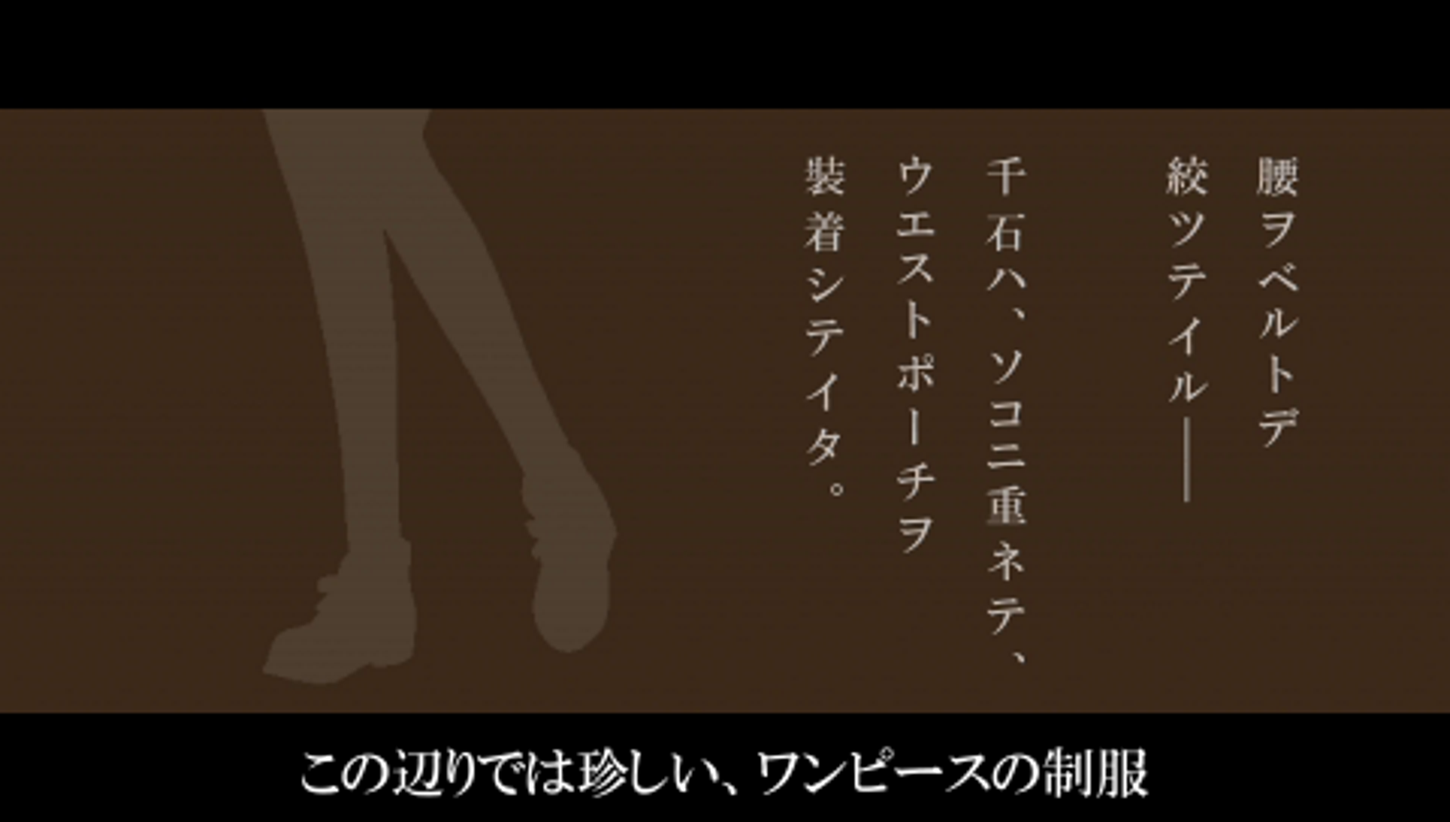
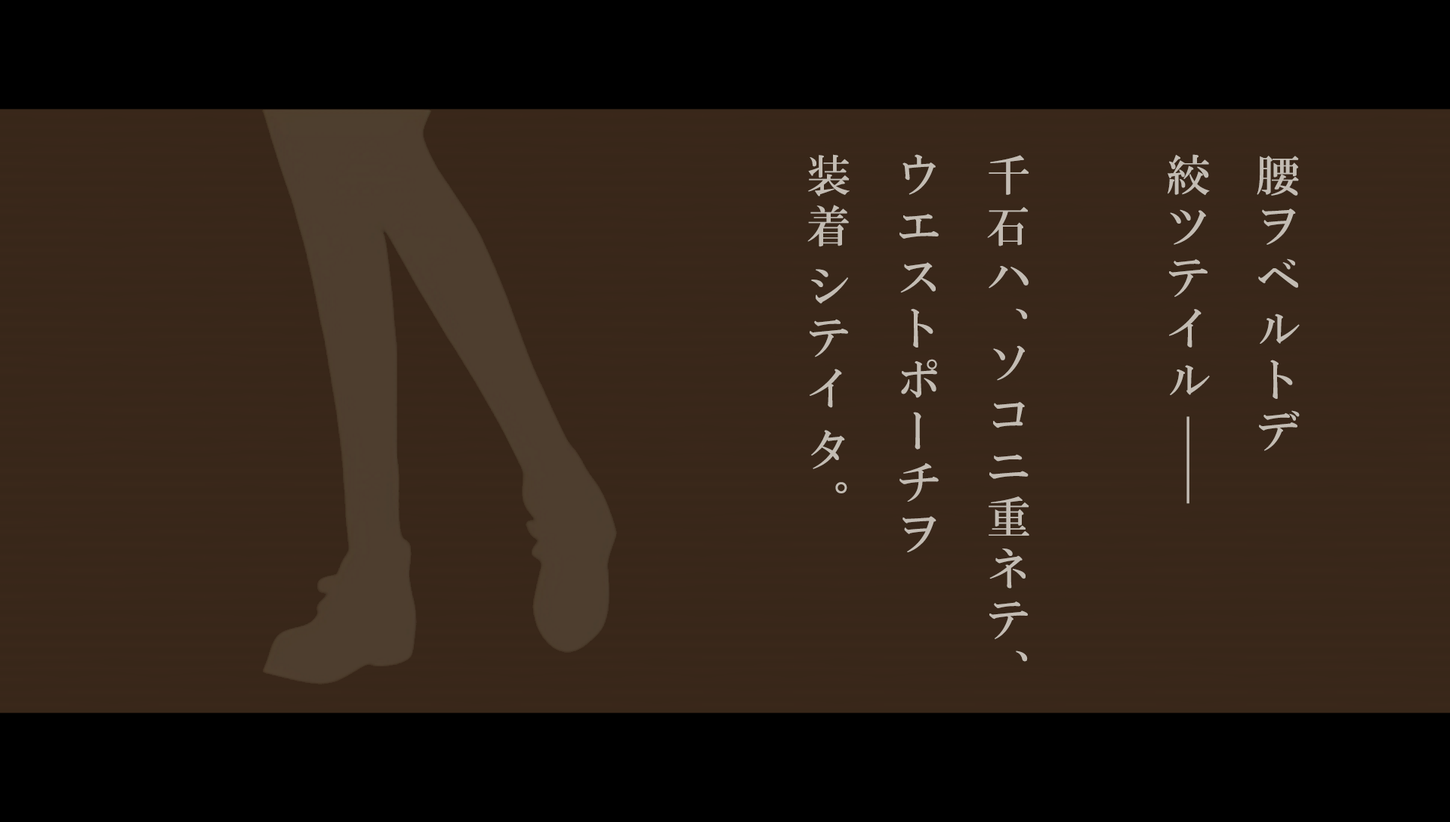
Revision of a layered 1450 x 822 image; what changed, layer by layer:
added layer "腰ヲベルトデ 絞ツテイル| 千石ハ、ソコニ重ネテ、 ウエストポーチヲ 装着シテイタ。" above "Untitled2" over [left=807, top=154, right=1300, bottom=662]
added layer "Untitled2" above "Layer 2" over [left=262, top=109, right=617, bottom=685]
showed "Layer 2" over [left=0, top=107, right=1450, bottom=799]
